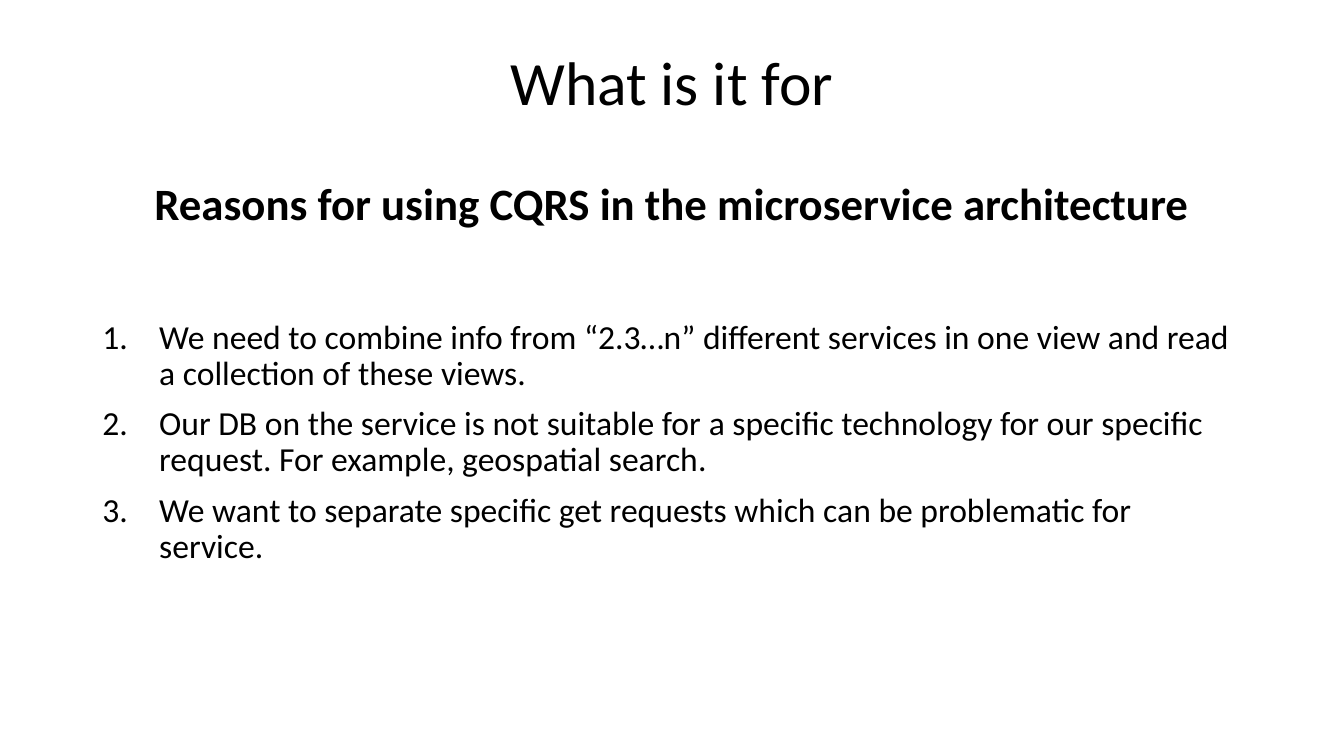
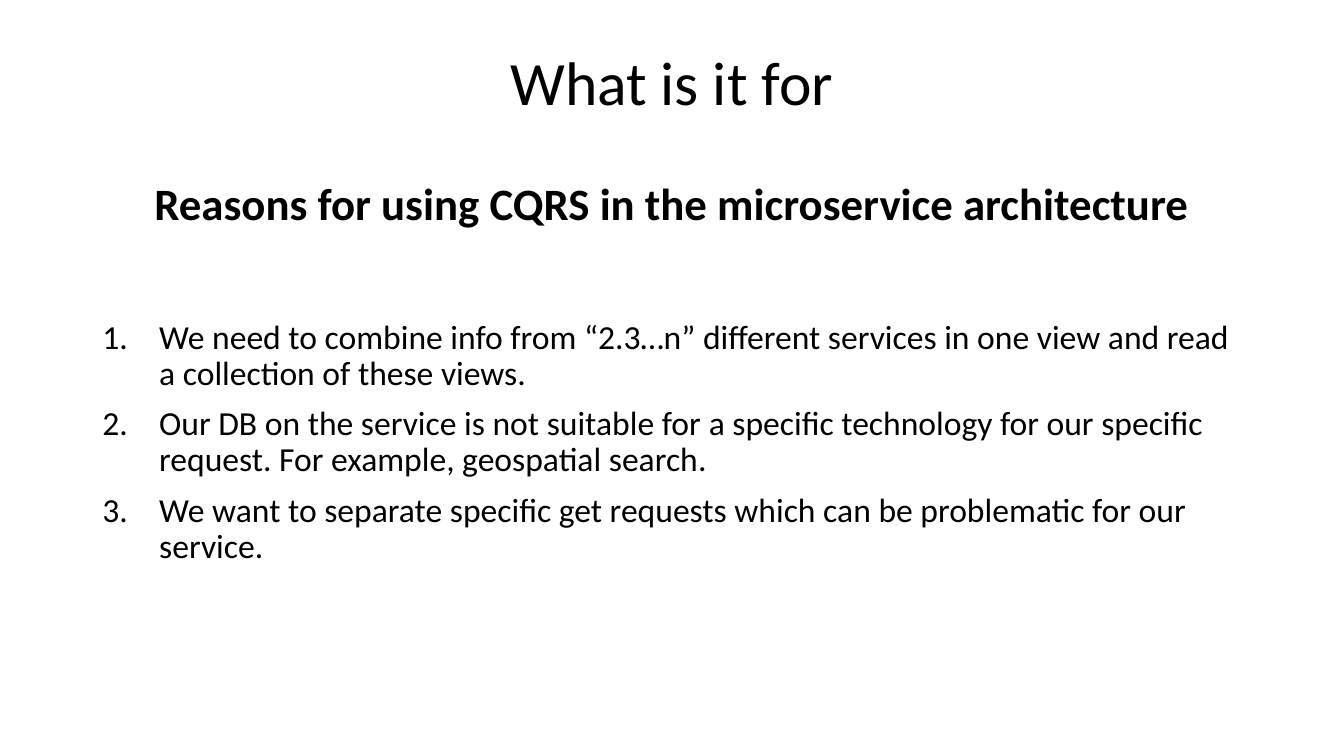
Before and after one commit to Garinych/personal-trainer-management, a slide deck: slide 4 of architecture/CQRS + AXON.pptx. Drawn at 1344x756 pixels with LibreOffice and Linux fonts; fonts in the diff are those of the drawing. Boxes give left, top, right and bottom in pixels: in the first picture for what was removed or moved away, otherwise in the second. Text is boxed around its words. In the diff, an @@ line names an element or a change of style, - is before the commit and + after.

```diff
--- a/architecture/CQRS + AXON.pptx
+++ b/architecture/CQRS + AXON.pptx
@@ text at bbox=[159, 498, 1186, 559]: text changed @@
-3. We want to separate specific get requests which can be problematic for service.
+3. We want to separate specific get requests which can be problematic for our service.
```
Also in this commit, not shown: 1 other slide changed, 2 slides added.
